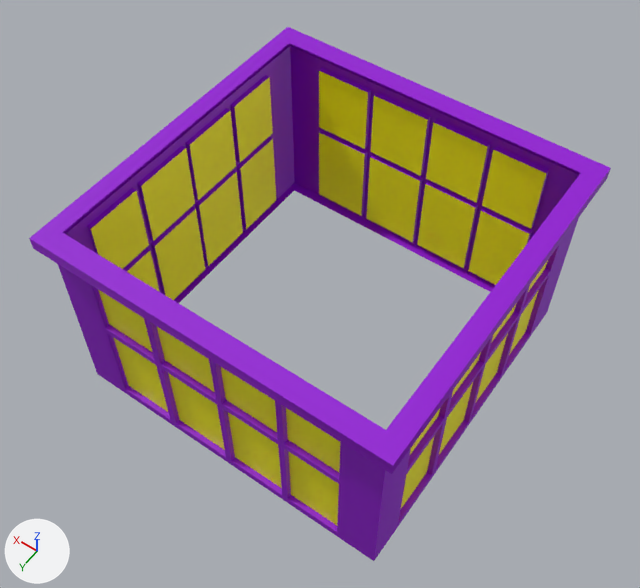
One commit to the FBX model Assets/Meshes/Building_Medium_Peice_002.fbx: the scene before it, then after it.
Rendered twice from a camera (50 mm lens) standing at (-57.5, 62.8, 347.9) and looking at (0.0, -17.8, 221.4). The lights are fixed; the arrows at lower left show +X, +Y and +Z. Where no turn or scale is listed for an object, it has been applied to the vertices.

Objects in the first picture: 'Building_Medium_Piece_002'.
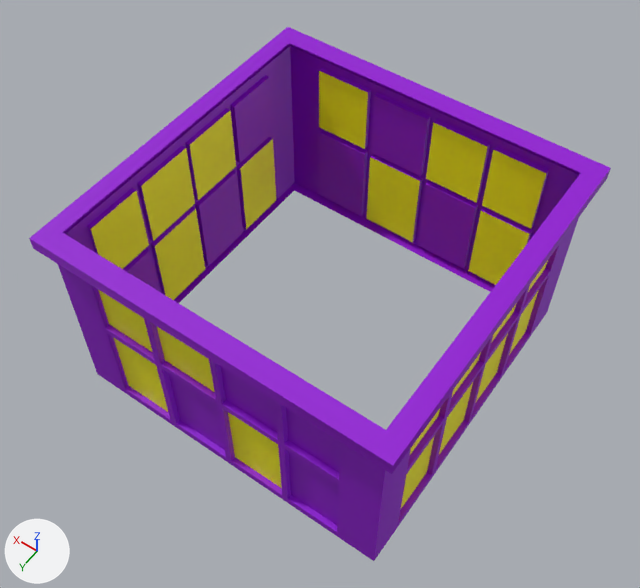
What differs and where, as boxes (x1, y1, x2, y2) in the pictures (640 x 588 px):
part 1 of me_mesh, recoloured (yellow to purple)
    both: (127, 251, 340, 525)
part 2 of me_mesh, recoloured (yellow to purple)
    both: (199, 77, 475, 268)

The change in detail:
me_mesh has 356 vertices, 356 faces and spans x -34.0..34.0, y -34.0..34.0, z 0.0..40.0.
me_mesh is used by ob_building_medium_piece_002; location (-0.1, -20.5, 203.0).
me_mesh part 1: 5 of the faces centred in x -19.2..31.0, y 19.1..31.0, z 10.8..28.5 switch from mat_windows (yellow #fff700) to mat_mainbuilding (purple #9300d5).
me_mesh part 2: 5 of the faces centred in x -7.1..31.0, y -31.0..-6.2, z 10.8..28.5 switch from mat_windows (yellow #fff700) to mat_mainbuilding (purple #9300d5).
